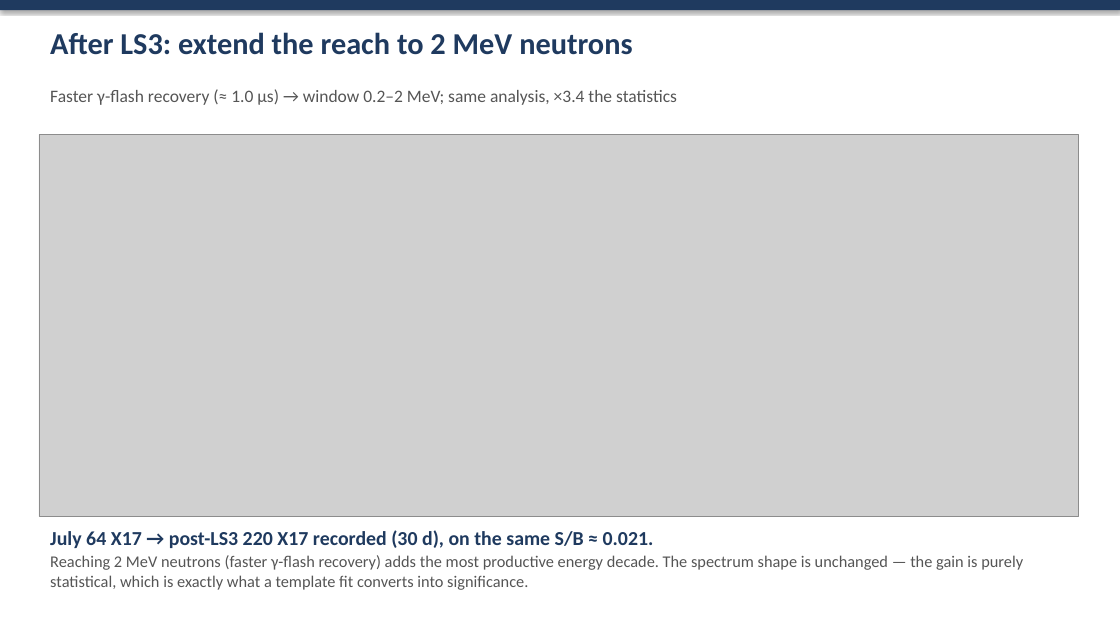
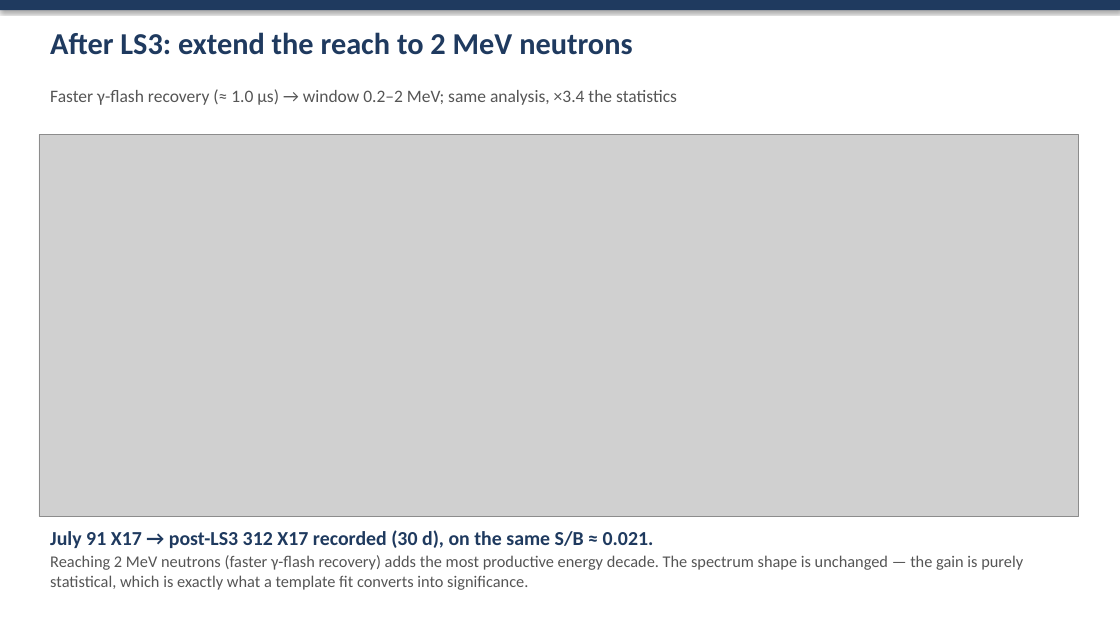
Before and after one commit to Dyn0402/MX17_Full_Geant, a slide deck: slide 5 of docs/slides/MX17_results.pptx. Drawn at 1120x630 pixels with LibreOffice and Linux fonts; fonts in the diff are those of the drawing; grey boxes stand for pictures. Boxes give left, top, right and bottom in pixels: in the first picture for what was removed or moved away, otherwise in the second. Text is boxed around its words. In the diff, an @@ line names an element or a change of style, - is before the commit and + after.

```diff
--- a/docs/slides/MX17_results.pptx
+++ b/docs/slides/MX17_results.pptx
@@ text at box(50, 530, 654, 548): text changed @@
-July 64 X17 → post-LS3 220 X17 recorded (30 d), on the same S/B ≈ 0.021.
+July 91 X17 → post-LS3 312 X17 recorded (30 d), on the same S/B ≈ 0.021.
```
Also in this commit, not shown: 6 other slides changed, 6 other files.
